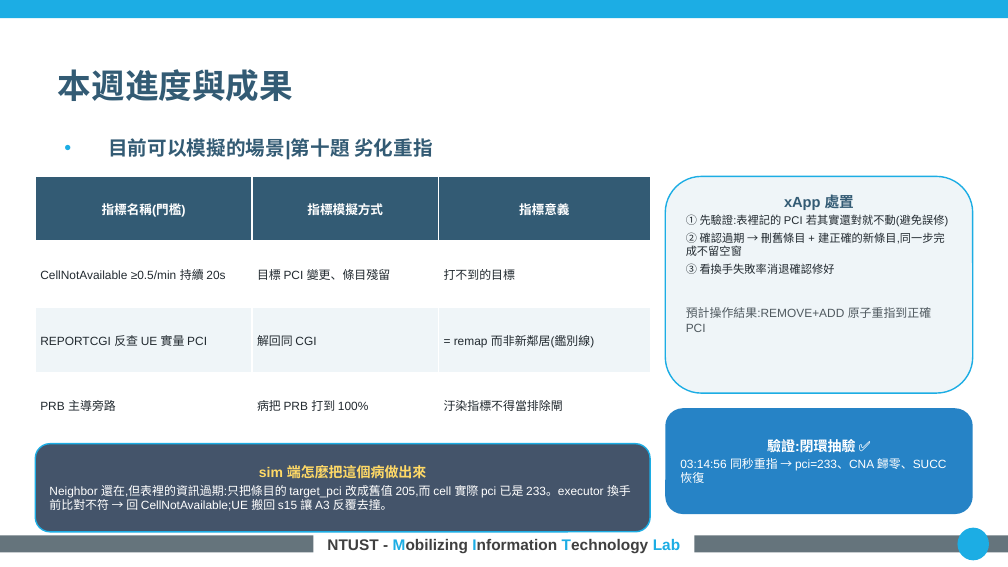
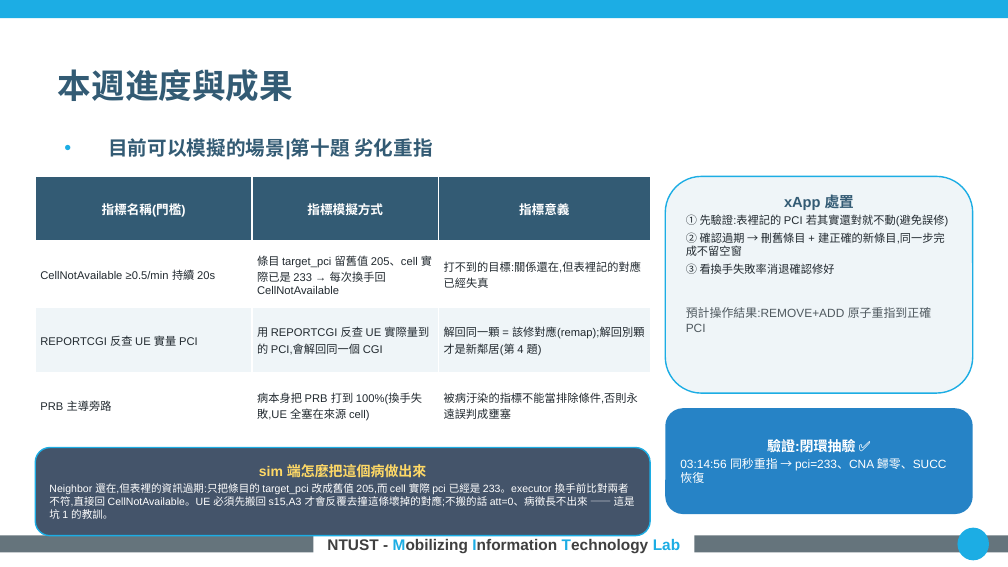
Before and after one commit to kimOuO/RAN-sim-OAI, a slide deck: slide 13 of docs/report/8_27_進度報告_v10十二題.pptx. Drawn at 1008x567 pixels with LibreOffice and Linux fonts; fonts in the diff are those of the drawing; background and template pictures are left out. Boxes give left, top, right and bottom in pixels: in the first picture for what was removed or moved away, otherwise in the second. Text is boxed around its words. In the diff, an @@ line names an element or a change of style, - is before the commit and + after.

```diff
--- a/docs/report/8_27_進度報告_v10十二題.pptx
+++ b/docs/report/8_27_進度報告_v10十二題.pptx
@@ table at [35, 176, 650, 438] @@
-row 2, column 2: 目標 PCI 變更、條目殘留
+row 2, column 2: 條目 target_pci 留舊值 205、cell 實際已是 233 → 每次換手回 CellNotAvailable
-row 2, column 3: 打不到的目標
+row 2, column 3: 打不到的目標:關係還在,但表裡記的對應已經失真
-row 3, column 2: 解回同 CGI
+row 3, column 2: 用 REPORTCGI 反查 UE 實際量到的 PCI,會解回同一個 CGI
-row 3, column 3: = remap 而非新鄰居(鑑別線)
+row 3, column 3: 解回同一顆 = 該修對應(remap);解回別顆才是新鄰居(第 4 題)
-row 4, column 2: 病把 PRB 打到 100%
+row 4, column 2: 病本身把 PRB 打到 100%(換手失敗,UE 全塞在來源 cell)
-row 4, column 3: 汙染指標不得當排除閘
+row 4, column 3: 被病汙染的指標不能當排除條件,否則永遠誤判成壅塞
@@ size 8.5 to 8 pt in "CellNotAvailable ≥0.5/min 持續 20s", "REPORTCGI 反查 UE 實量 PCI", "PRB 主導旁路" @@
@@ rounded rectangle "sim 端怎麼把這個病做出來": place and size @@
-rounded rectangle "sim 端怎麼把這個病做出來" at [35, 444, 650, 531]
+rounded rectangle "sim 端怎麼把這個病做出來" at [35, 448, 650, 535]
@@ text in rounded rectangle at [49, 483, 635, 519]: text changed; size 8.5 to 7.5 pt @@
-Neighbor 還在,但表裡的資訊過期:只把條目的 target_pci 改成舊值 205,而 cell 實際 pci 已是 233。executor 換手前比對不符 → 回 CellNotAvailable;UE 搬回 s15 讓 A3 反覆去撞。
+Neighbor 還在,但表裡的資訊過期:只把條目的 target_pci 改成舊值 205,而 cell 實際 pci 已經是 233。executor 換手前比對兩者不符,直接回 CellNotAvailable。UE 必須先搬回 s15,A3 才會反覆去撞這條壞掉的對應;不搬的話 att=0、病徵長不出來 —— 這是坑 1 的教訓。
```
Also in this commit, not shown: 12 other slides changed.
